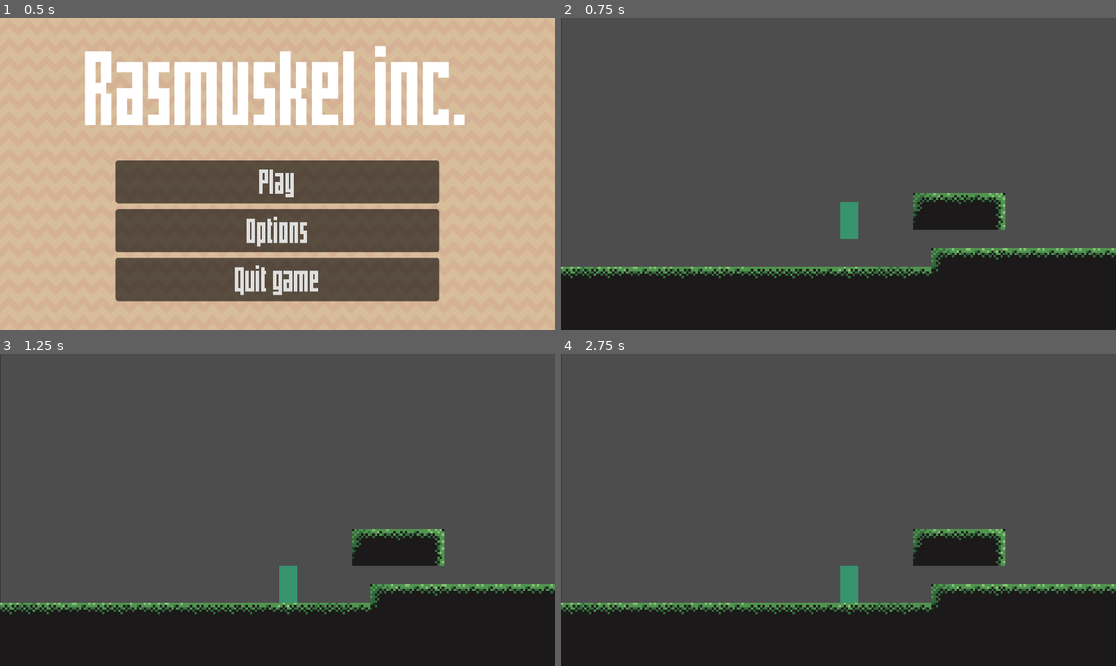
Above: before the commit, frames 1-4 (two rows, left to right).
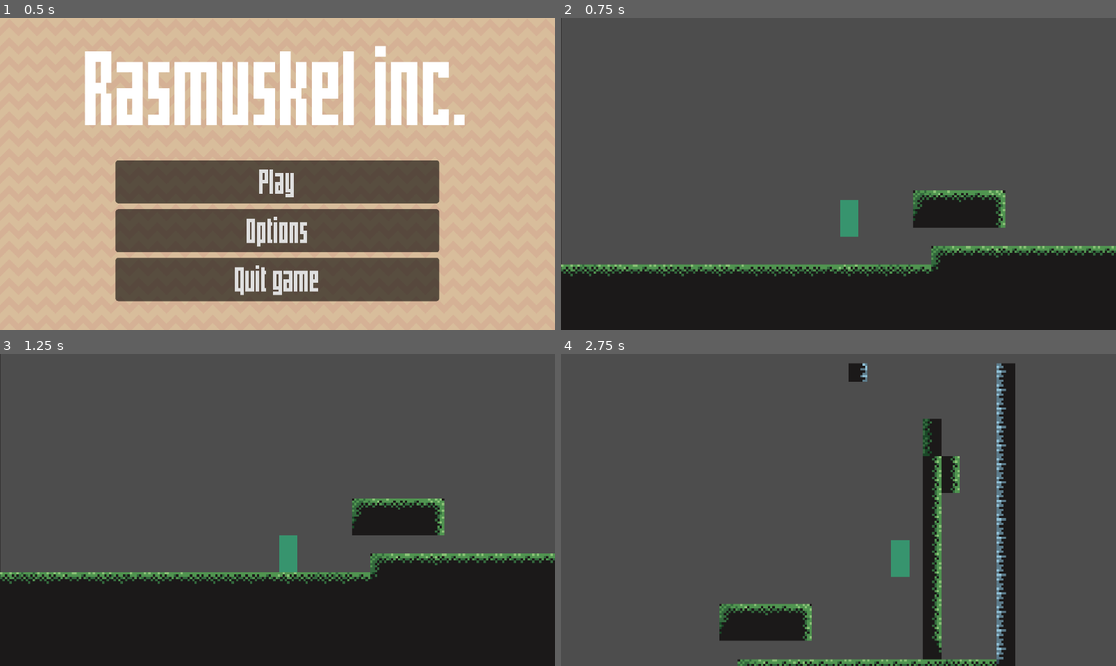
Above: after the commit, the same moments.

Repository: Realloush/Rasmuskel-inc.
Game: Godot game, scene res://scenes/MainMenu.tscn
Two runs of this game, one before a commit and one after it. Both use one fixed random seed, a clock stepped at 60 frames per second and the inputs below.
Inputs:
- Up to frame 1 (0.5 s): no input
- Up to frame 2 (0.75 s): click "Play" at 0.5 s
- Up to frame 3 (1.25 s): no input
- Up to frame 4 (2.75 s): tap Enter (ui_accept) at 1.25, 1.52, 1.55, 1.82, 2.1, 2.27, 2.57 s; hold D (ui_right) from 1.28 s (still down); tap Shift (shift) at 1.35, 2.3 s

Frame 1 is identical in both runs. In frame 2, 3.5% of the frame differs, in the area x 0-100%, y 55-84%; in frame 3, 15%; in frame 4, 26%, in the area x 0-100%, y 0-100%.
Error before the commit: Invalid call. Nonexistent function 'is_dashing' in base 'Node2D'. (res://script/player.gd:57)

Commit message:
Dash rework

Diff:
--- a/project.godot
+++ b/project.godot
@@ -10,7 +10,7 @@
 
 [application]
 
-config/name="SASDSA"
+config/name="V4"
 run/main_scene="res://scenes/MainMenu.tscn"
 config/features=PackedStringArray("4.2", "Mobile")
 boot_splash/show_image=false
--- a/scenes/MainGame.tscn
+++ b/scenes/MainGame.tscn
@@ -1876,10 +1876,6 @@
 [node name="MainGame" type="Node2D"]
 script = ExtResource("1_8fej6")
 
-[node name="Camera2D" type="Camera2D" parent="."]
-position = Vector2(1280, 767)
-position_smoothing_speed = 15.0
-
 [node name="TileMap" type="TileMap" parent="."]
 scale = Vector2(8, 8)
 tile_set = SubResource("TileSet_8qvve")
@@ -1888,3 +1884,9 @@
 
 [node name="CharacterBody2D" parent="." instance=ExtResource("2_hqgjg")]
 position = Vector2(1285, 821)
+
+[node name="Camera2D" type="Camera2D" parent="CharacterBody2D"]
+position = Vector2(-1.25, -13.5)
+scale = Vector2(0.25, 0.25)
+position_smoothing_enabled = true
+position_smoothing_speed = 3.0
--- a/scenes/player.tscn
+++ b/scenes/player.tscn
@@ -1,8 +1,7 @@
-[gd_scene load_steps=5 format=3 uid="uid://l0fxfqthulja"]
+[gd_scene load_steps=4 format=3 uid="uid://l0fxfqthulja"]
 
 [ext_resource type="Script" path="res://script/player.gd" id="1_1ib87"]
 [ext_resource type="Texture2D" uid="uid://cwoccg0fv5iof" path="res://art/random/player.png" id="2_k7hg8"]
-[ext_resource type="PackedScene" uid="uid://br42fr67kbxoy" path="res://scenes/dash.tscn" id="4_181fv"]
 
 [sub_resource type="RectangleShape2D" id="RectangleShape2D_j1mtu"]
 size = Vector2(16, 32.0938)
@@ -32,10 +31,9 @@
 position = Vector2(0, 2)
 target_position = Vector2(-2, 0)
 
-[node name="Dash" parent="." instance=ExtResource("4_181fv")]
-
 [node name="DashCooldown" type="Timer" parent="."]
-wait_time = 0.4
+process_callback = 0
+wait_time = 1.045
 one_shot = true
 
 [node name="Sprite2D" type="Sprite2D" parent="."]
--- a/script/player.gd
+++ b/script/player.gd
@@ -7,34 +7,39 @@
 @onready var bottom_collision_right = $RayCast2D2
 @onready var top_collision_left = $RayCast2D4
 @onready var top_collision_right = $RayCast2D3
-@onready var dash = $Dash
 @onready var dash_cooldown = $DashCooldown
 @onready var wall_jump_timer = $Wall_jump
 @onready var wall_jump_lerp_timer = $WallJumpLerp
 
 
 
-
+#physics
 var gravity = 1800
-var is_wall_sliding = false
+var friction = 8000.0
+var acceleration = 9000.0
+var air_resistence = 8000.0
+#basic movement var
+var can_move = true
+var normal_speed = 500.0
+var direction_facing = 1
+#jump var
+var jump_velocity = -1150
+var double_jump_velocity = -1150
 var can_double_jump = true
+#dash var
 var can_dash = true
-var can_move = true
+var is_dashing = false
+var dashDirection = Vector2(1, 0)
+#walljump var
 var is_wall_jumping_right = false
 var is_wall_jumping_left = false
-var normal_speed = 500.0
-var jump_velocity = -1150
-var double_jump_velocity = -1150
-var friction = 8000.0
-var acceleration = 9000.0
+var wall_jump_horizontal_speed = 2000.0
 var wall_jump_velocity = -1100.0
-var air_resistence = 8000.0
-var wall_jump_horizontal_speed = 2000.0
-var direction_facing = 1
-var dashspeed = 1750
-var dashlenght = 0.2
+#WallSliding Var
 var is_wall_sliding_right = false
 var is_wall_sliding_left = false
+var is_wall_sliding = false
+
 
 func apply_gravity(delta):
 	if not is_on_floor():
@@ -44,21 +49,27 @@
 
 
 
-func _process(delta):
+func _process(_delta):
 	pass
-
-
 func handle_dashing():
 		# Dash
-	if Input.is_action_just_pressed("shift") and can_dash and dash_cooldown.time_left == 0:
-		dash.start_dash(dashlenght)
+
+	if Input.is_action_pressed("ui_right"):
+		dashDirection = Vector2(1,0)
+	if Input.is_action_pressed("ui_left"):
+		dashDirection = Vector2(-1,0)
+	if Input.is_action_just_pressed("shift") and can_dash:
+		is_dashing = true
+		velocity += dashDirection.normalized() * 4500
+		if is_dashing ==true:
+			gravity = 0
+		else:
+			gravity = 1800
+		$DashCooldown.start()
 		can_dash = false
-		dash_cooldown.start()
-	if dash.is_dashing():
-		velocity.y = 0
-		velocity.x = dashspeed * direction_facing
+		is_dashing = false
+func handle_wall_slide():
 
-func handle_wall_slide():
 		# Wall Sliding
 	if is_on_floor():
 		is_wall_sliding_left = false
@@ -69,23 +80,23 @@
 		is_wall_sliding_left = true
 
 
+
 	if not is_on_wall_only():
 		is_wall_sliding = false
-	if velocity.y >0 and is_wall_sliding_left and not dash.is_dashing() and bottom_collision_left.is_colliding() and top_collision_left.is_colliding():
+	if velocity.y >0 and is_wall_sliding_left and not await(handle_dashing()) and bottom_collision_left.is_colliding() and top_collision_left.is_colliding():
 		velocity.y = velocity.y * 0.9
 		can_double_jump = true
 		is_wall_sliding = true
 		can_dash = true
 		is_wall_jumping_right = false
 		is_wall_jumping_left = false
-	if velocity.y >0 and is_wall_sliding_right and not dash.is_dashing() and bottom_collision_right.is_colliding() and top_collision_right.is_colliding():
+	if velocity.y >0 and is_wall_sliding_right and not await(handle_dashing()) and bottom_collision_right.is_colliding() and top_collision_right.is_colliding():
 		velocity.y = velocity.y * 0.9
 		can_double_jump = true
 		is_wall_sliding = true
 		can_dash = true
 		is_wall_jumping_right = false
 		is_wall_jumping_left = false
-
 func handle_wall_jump():
 
 	if not is_on_wall():
@@ -97,7 +108,7 @@
 		elif is_wall_sliding_left:
 			is_wall_jumping_left = true
 		wall_jump_timer.start()
-		wall_jump_lerp_timer.start()
+		#wall_jump_lerp_timer.start()
 		velocity.x = wall_normal.x * wall_jump_horizontal_speed
 		velocity.y = wall_jump_velocity
 		can_move = false
@@ -116,6 +127,7 @@
 		coyote_jump_timer.start()
 func _physics_process(delta):
 
+
 	if wall_jump_timer.time_left <= 0:
 		wall_jump_timer.stop()
 		can_move = true
@@ -128,7 +140,7 @@
 
 		$Sprite2D.flip_h = false
 	# Double Jump
-	if Input.is_action_just_pressed("ui_accept") and not is_on_floor() and not is_wall_sliding and can_double_jump and not dash.is_dashing():
+	if Input.is_action_just_pressed("ui_accept") and not is_on_floor() and not is_wall_sliding and can_double_jump and not await(handle_dashing()):
 		velocity.y = double_jump_velocity
 		can_double_jump = false
 		gravity = 2100
@@ -168,7 +180,7 @@
 
 
 	# Jump and Buffer Jump
-	if Input.is_action_just_pressed("ui_accept") and not dash.is_dashing():
+	if Input.is_action_just_pressed("ui_accept") and not await(handle_dashing()):
 		if is_on_floor() or coyote_jump_timer.time_left > 0.0:
 			velocity.y = jump_velocity
 		else:
@@ -178,7 +190,7 @@
 		jump_buffer.stop()
 	# Moving Left and Right
 	var direction = Input.get_axis("ui_left", "ui_right")
-	if direction and not dash.is_dashing() and can_move:
+	if direction and not await(handle_dashing()) and can_move:
 		velocity.x =  normal_speed * direction
 	else:
 		velocity.x = move_toward(velocity.x, 0, normal_speed)
